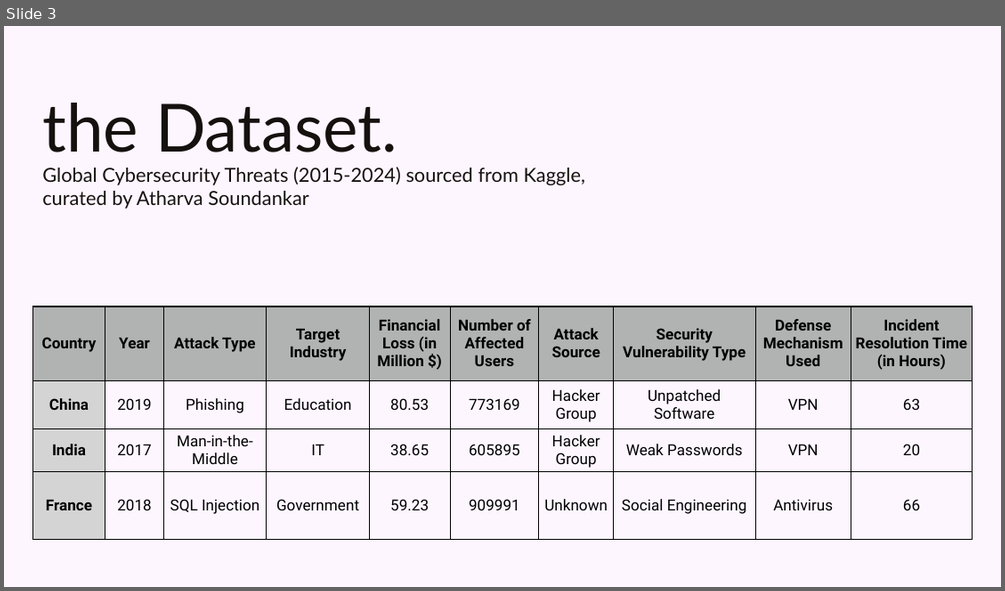
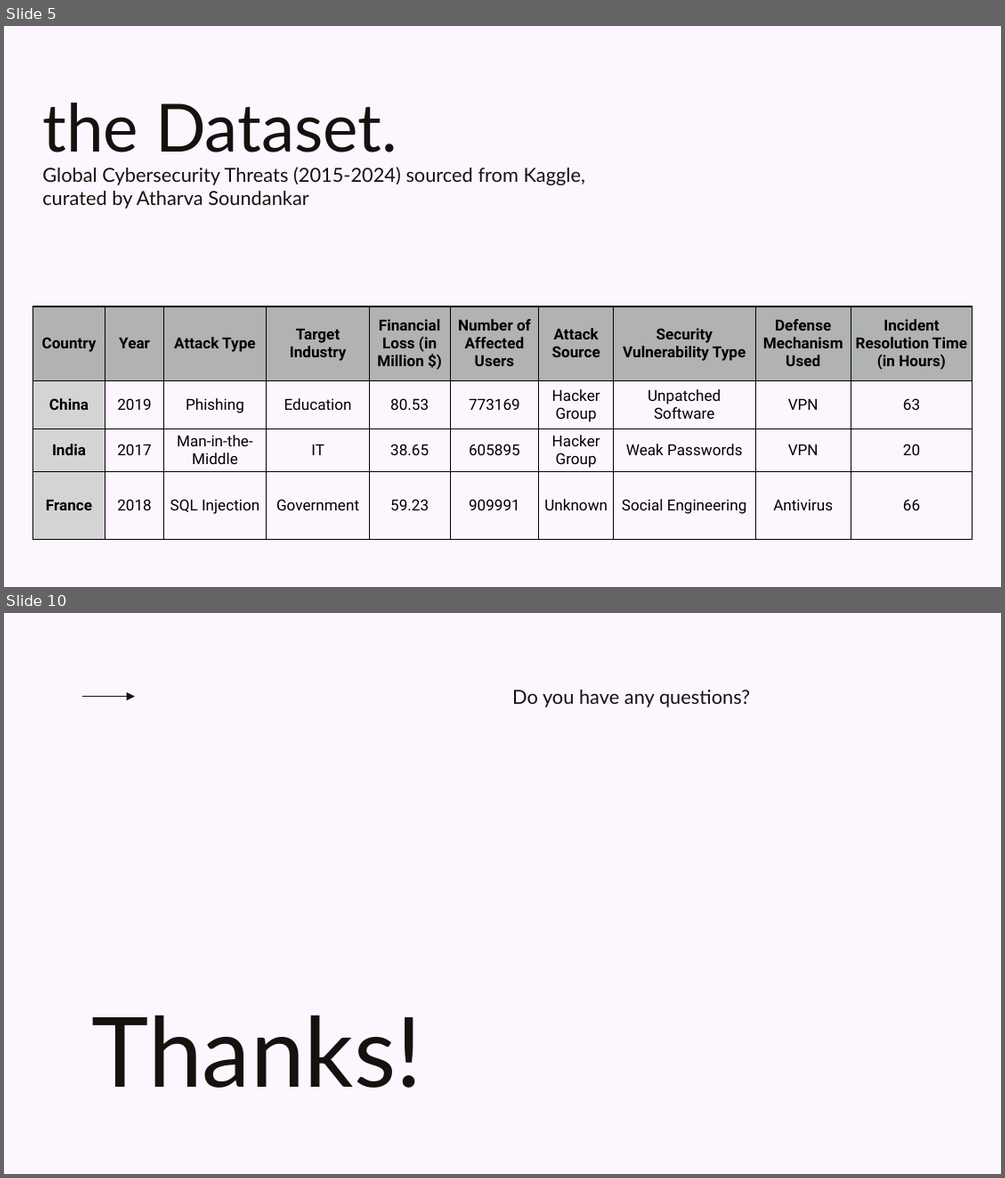
Before and after one commit to Vamin-co/CyberInsights, a slide deck: CyberInsightsPres.pptx. Shown one above the other, each under a label of ours: slide 3 before the commit, slides 5 and 10 after it; the slides between them are not shown. The pictures are 1005x591 and 1005x1178 pixels, drawn with LibreOffice and Linux fonts; fonts in the diff are those of the drawing; background and template pictures are left out. Boxes give left, top, right and bottom in pixels: in the first picture for what was removed or moved away, otherwise in the second. Text is boxed around its words. In the diff, an @@ line names an element or a change of style, - is before the commit and + after.

```diff
--- a/CyberInsightsPres.pptx
+++ b/CyberInsightsPres.pptx
@@ slide 10 added at [4, 613, 1001, 1174], background picture (left out) @@
@@ text added at [512, 690, 750, 707], 14 pt, text #15110E @@
+Do you have any questions?
@@ arrow added from (81, 697) to (135, 697), #15110E 0.75 pt @@
@@ text added at [92, 1014, 422, 1087], 70 pt, text #15110E @@
+Thanks!
@@ what was slide 3 is now slide 5 @@
```
Also in this commit, not shown: 2 slides changed, 6 other slides added, 12 slides removed, 1 other file.
